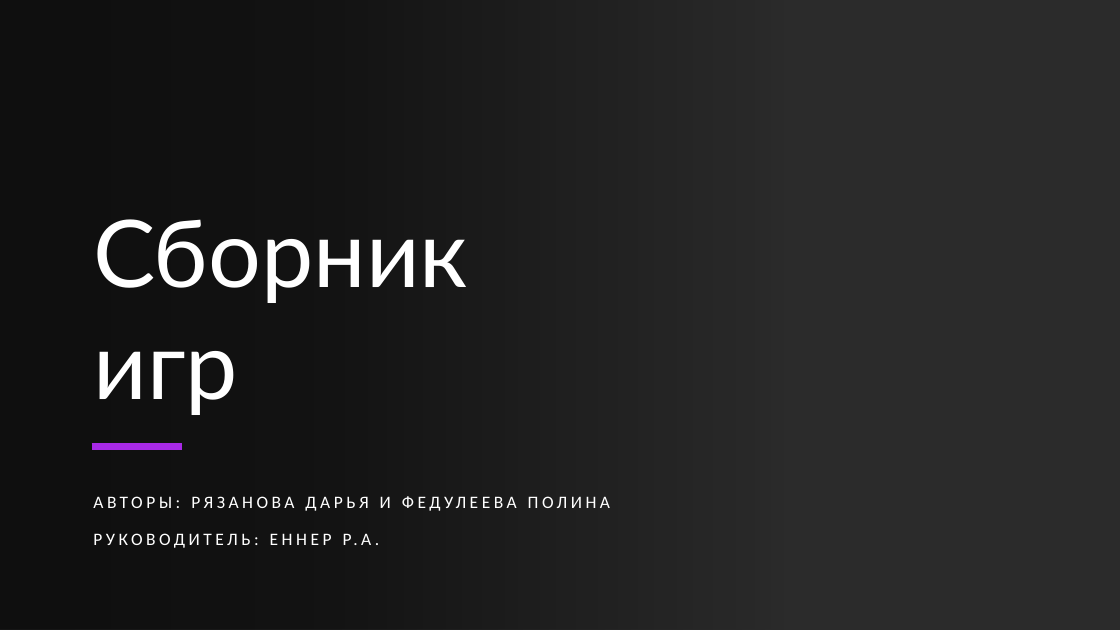
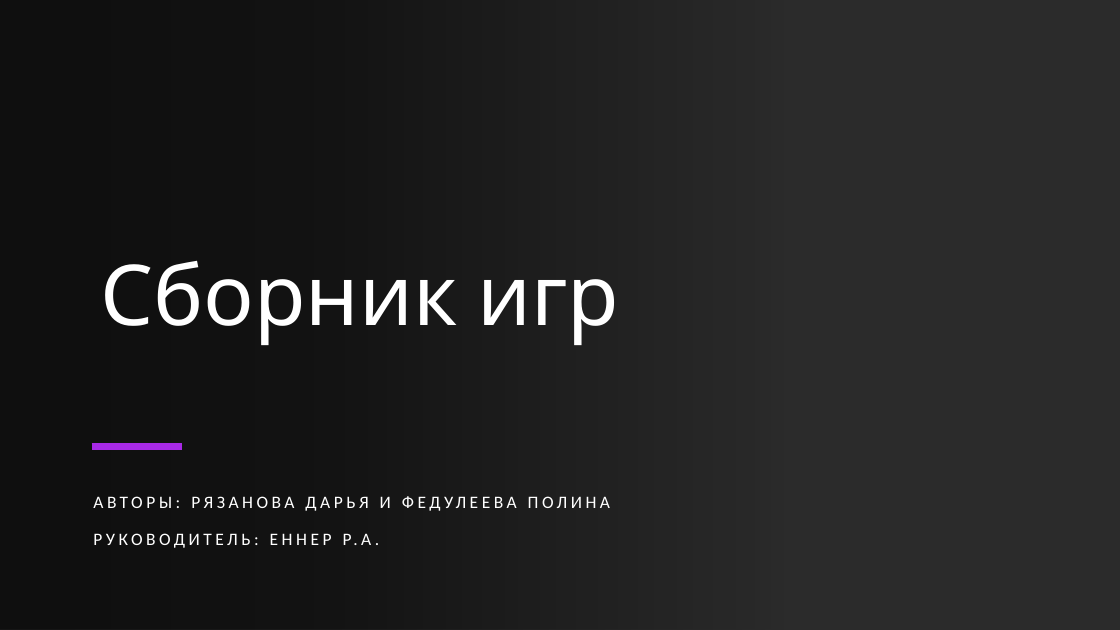
Before and after one commit to Student89161721/project_pygame, a slide deck: slide 1 of Сборник Игр.pptx. Drawn at 1120x630 pixels with LibreOffice and Linux fonts; fonts in the diff are those of the drawing; background and template pictures are left out; a plain dark background stands for a picture behind light text. Boxes give left, top, right and bottom in pixels: in the first picture for what was removed or moved away, otherwise in the second. Text is boxed around its words. In the diff, an @@ line names an element or a change of style, - is before the commit and + after.

```diff
--- a/Сборник Игр.pptx
+++ b/Сборник Игр.pptx
@@ title "Сборник игр": place and size @@
-title "Сборник игр" at <box>93,219,468,415</box>
+title "Сборник игр" at <box>100,261,620,345</box>
@@ title "Сборник игр" at <box>100,261,620,345</box>: size 80 to 72 pt, font Lato to Karla @@
```
Also in this commit, not shown: 1 other slide changed, 1 slide added, 2 other files.
